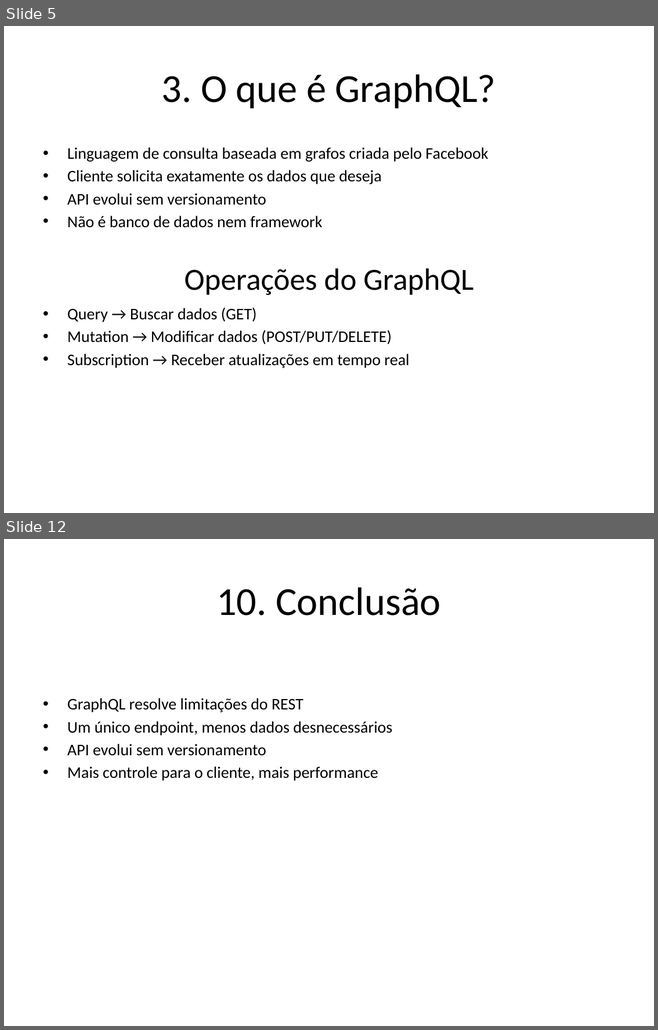
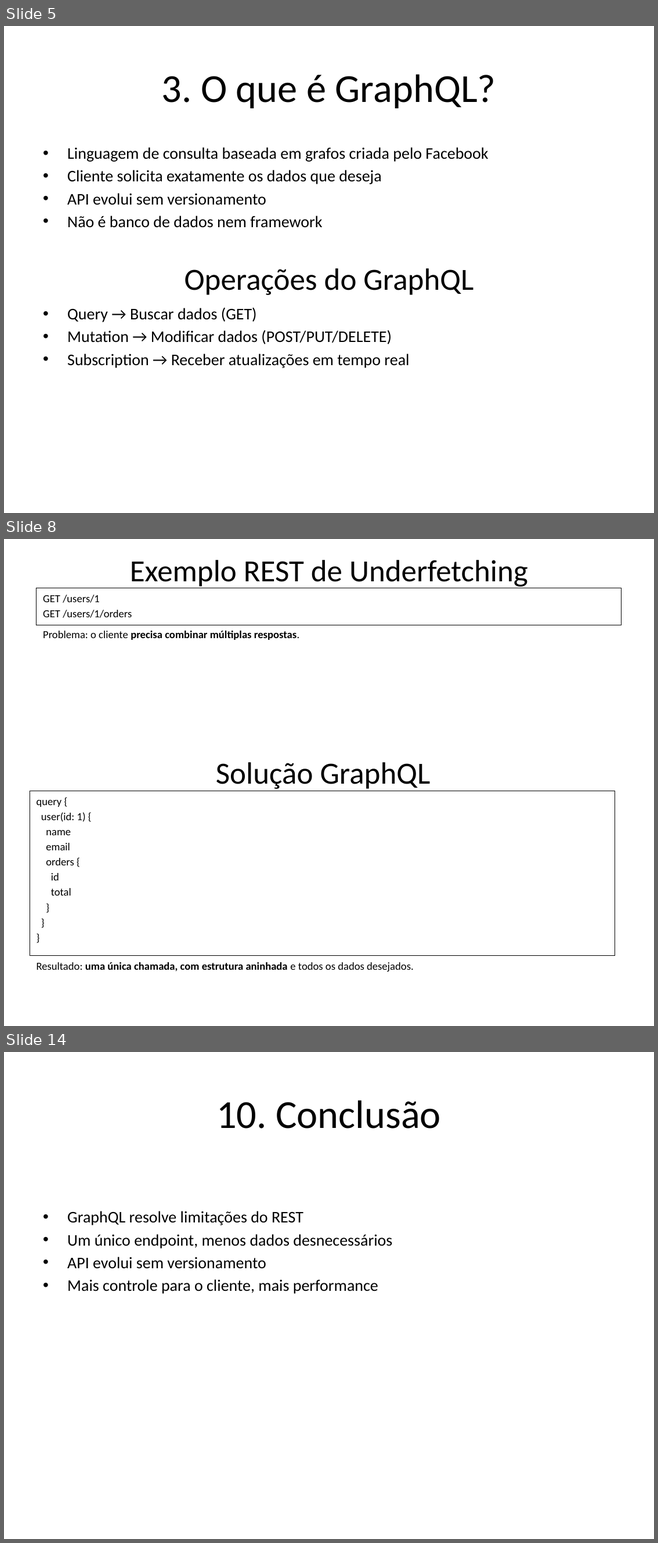
Before and after one commit to pedrobvferreira/graphql, a slide deck: presentation_pt.pptx. Shown one above the other, each under a label of ours: slides 5 and 12 before the commit, slides 5, 8 and 14 after it; the slides between them are not shown. The pictures are 658x1030 and 658x1543 pixels, drawn with LibreOffice and Linux fonts; fonts in the diff are those of the drawing. Boxes give left, top, right and bottom in pixels: in the first picture for what was removed or moved away, otherwise in the second. Text is boxed around its words. In the diff, an @@ line names an element or a change of style, - is before the commit and + after.

```diff
--- a/presentation_pt.pptx
+++ b/presentation_pt.pptx
@@ slide 8 added at [4,539,654,1026], background #FFFFFF @@
@@ text added at [130,560,528,588], 34.1 pt, text #000000 @@
+Exemplo REST de Underfetching
@@ rectangle added at [36,588,621,625], outline #000000 0.75 pt, 12 pt, text #000000 @@
+GET /users/1
+GET /users/1/orders
@@ text added at [43,631,300,640], 12 pt, text #000000, bold @@
+Problema: o cliente precisa combinar múltiplas respostas.
@@ text added at [216,762,430,791], 34.1 pt, text #000000 @@
+Solução GraphQL
@@ rectangle added at [30,791,615,956], fill #FFFFFF, outline #000000 0.75 pt, 12 pt, text #000000 @@
+query {
+user(id: 1) {
+name
+email
+orders {
+id
+total
+}
+}
+}
@@ text added at [36,962,413,972], 12 pt, text #000000, bold @@
+Resultado: uma única chamada, com estrutura aninhada e todos os dados desejados.
@@ what was slide 12 is now slide 14 @@
```
Also in this commit, not shown: 6 slides changed, 1 other slide added, 1 other file.
